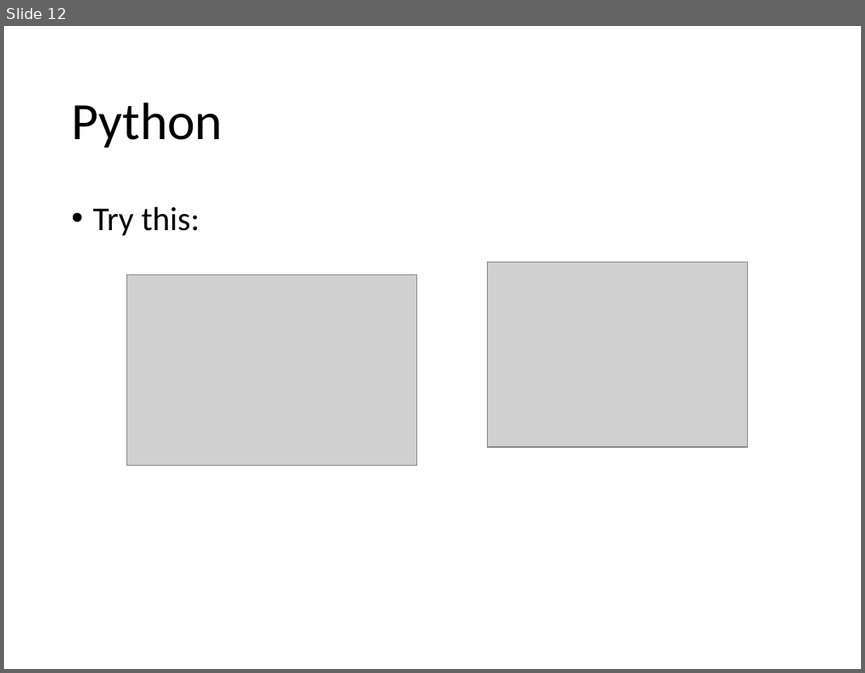
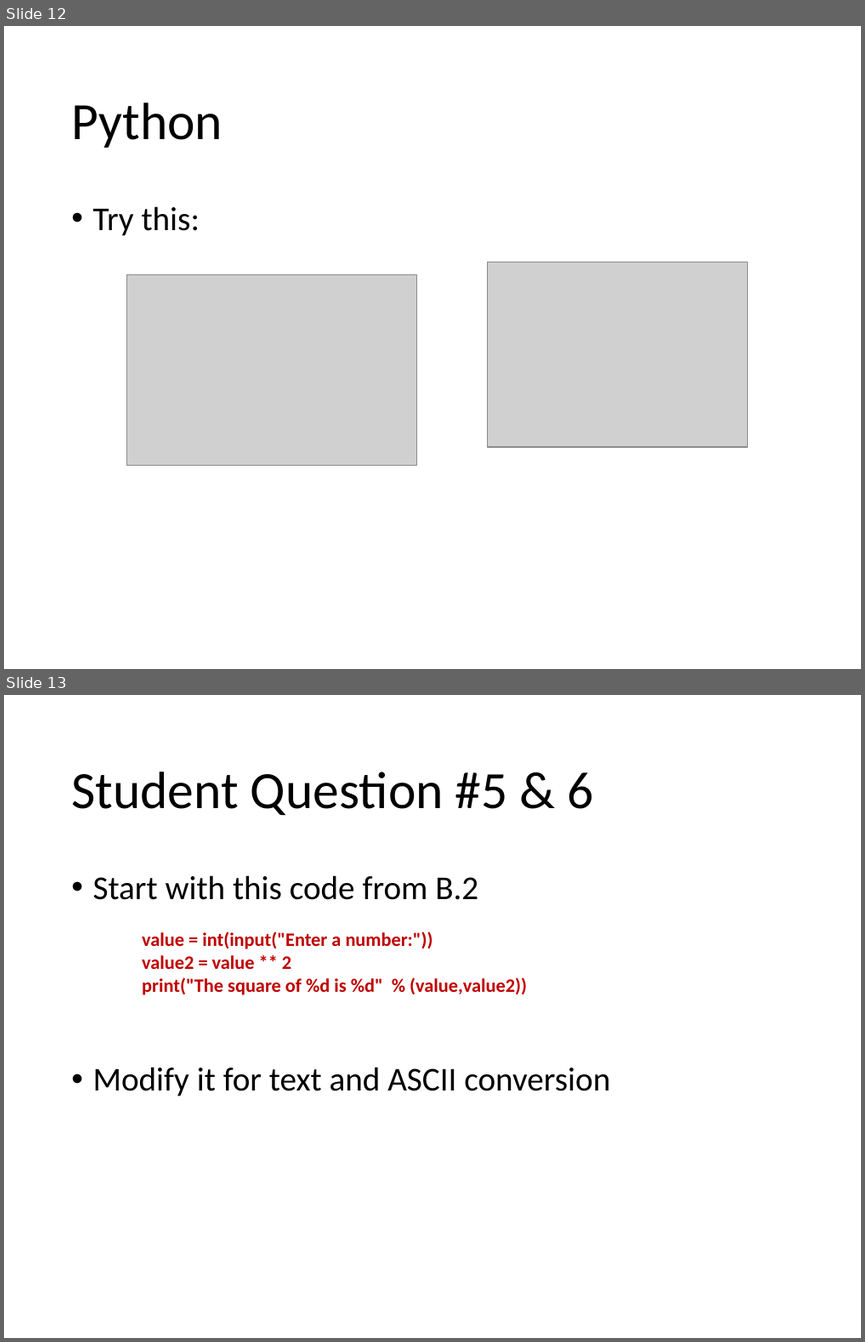
Before and after one commit to Greg5519/ICS2O0, a slide deck: Topic B Programming Introduction/B.7 Lesson - ASCII Encoding.pptx. Shown one above the other, each under a label of ours: slide 12 before the commit, slides 12 and 13 after it. The pictures are 865x673 and 865x1342 pixels, drawn with LibreOffice and Linux fonts; fonts in the diff are those of the drawing; grey boxes stand for pictures. Boxes give left, top, right and bottom in pixels: in the first picture for what was removed or moved away, otherwise in the second. Text is boxed around its words. In the diff, an @@ line names an element or a change of style, - is before the commit and + after.

```diff
--- a/Topic B Programming Introduction/B.7 Lesson - ASCII Encoding.pptx
+++ b/Topic B Programming Introduction/B.7 Lesson - ASCII Encoding.pptx
@@ slide 13 added at (4,695,861,1338), background #FFFFFF @@
@@ title added at (71,771,593,815), 44 pt, text #000000 @@
+Student Question #5 & 6
@@ text added at (93,875,610,1096), 28 pt, text #000000 @@
+• Start with this code from B.2
+• Modify it for text and ASCII conversion
@@ text added at (142,931,527,995), 16 pt, text #C00000, bold @@
+value = int(input("Enter a number:"))
+value2 = value ** 2
+print("The square of %d is %d" % (value,value2))
```
Also in this commit, not shown: 2 slides changed, 1 other slide added, 1 other file.
